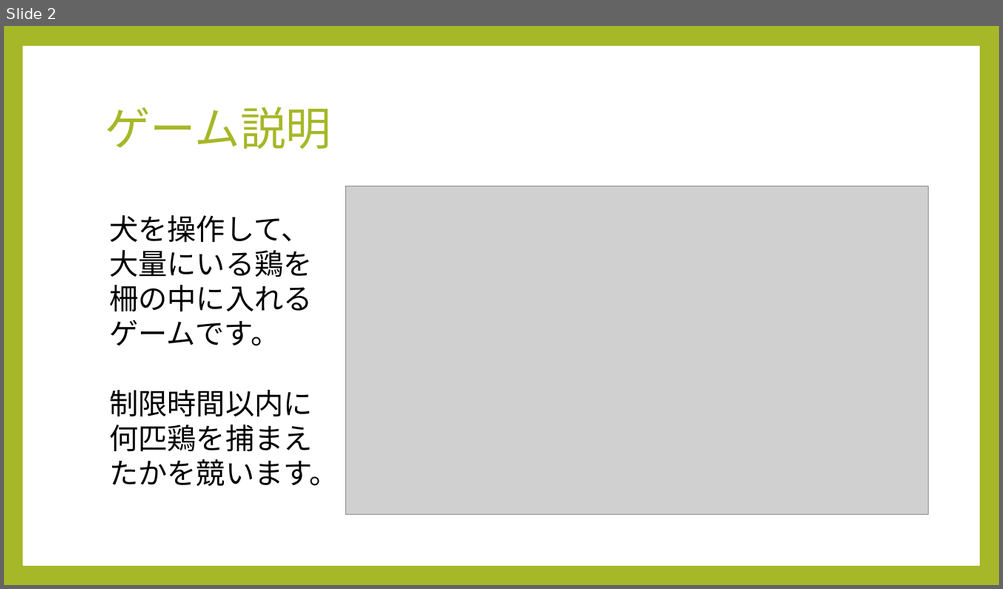
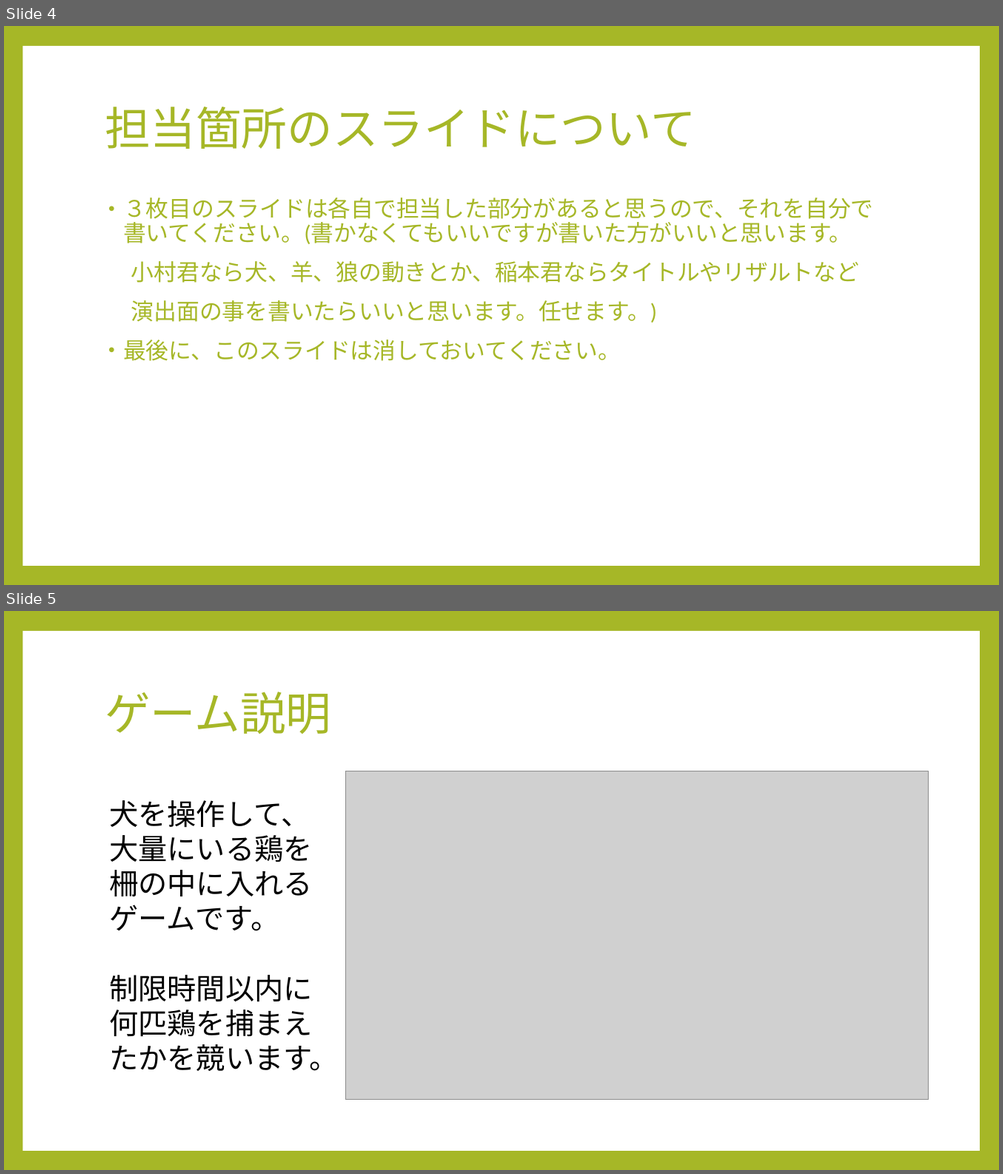
Before and after one commit to komura-athushi/yoshimoto, a slide deck: ゲーム説明.pptx. Shown one above the other, each under a label of ours: slide 2 before the commit, slides 4 and 5 after it. The pictures are 1003x589 and 1003x1174 pixels, drawn with LibreOffice and Linux fonts; fonts in the diff are those of the drawing; grey boxes stand for pictures. Boxes give left, top, right and bottom in pixels: in the first picture for what was removed or moved away, otherwise in the second. Text is boxed around its words. In the diff, an @@ line names an element or a change of style, - is before the commit and + after.

Commit message:
ポートフォリオを書き直しました。 担当箇所とかの場所は各自書いてください。

```diff
--- a/ゲーム説明.pptx
+++ b/ゲーム説明.pptx
@@ slide 4 added at bbox=[4, 26, 999, 585], background #A6B727; not listed: 1 template element that a slide beside it also shows @@
@@ title added at bbox=[105, 107, 696, 149], 44 pt, text #A6B727 @@
+担当箇所のスライドについて
@@ text added at bbox=[123, 198, 873, 361], 22 pt, text #A6B727 @@
+• ３枚目のスライドは各自で担当した部分があると思うので、それを自分で書いてください。(書かなくてもいいですが書いた方がいいと思います。
+小村君なら犬、羊、狼の動きとか、稲本君ならタイトルやリザルトなど
+演出面の事を書いたらいいと思います。任せます。)
+• 最後に、このスライドは消しておいてください。
@@ what was slide 2 is now slide 5 @@
```
Also in this commit, not shown: 2 slides changed, 2 other slides added.
